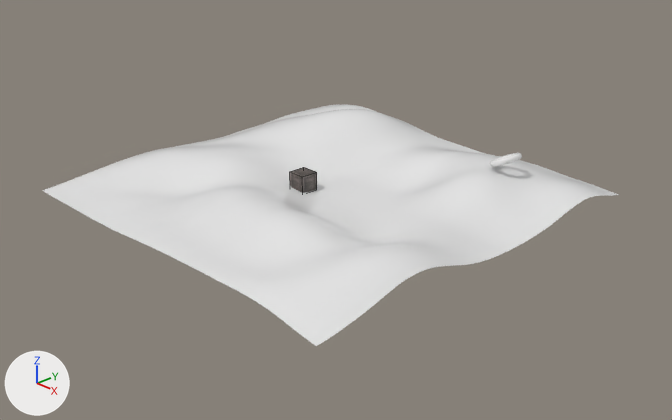
One commit to the Blender file models/map2.blend: the scene before it, then after it.
Both versions are drawn from a camera (50 mm lens) standing at (14.14, -13.27, 7.98) and looking at (0.5, -0.24, -0.18). The axes (+X, +Y, +Z) are drawn at lower left. The lights are the same throughout. Mesh edges are drawn as thin lines on the coarser meshes. Objects named as collision shapes, trigger or cutter boxes, shadow casters or lower levels of detail are left out.

Objects in the first picture: 'Plane', 'crate'.
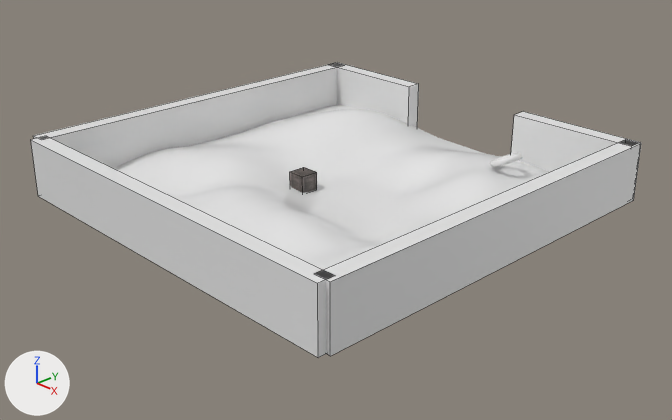
What differs and where, as boxes (x1, y1, x2, y2) in the pictures (672 x 420 px):
```json
{"object": "wall", "change": "added", "after": [315, 141, 641, 356]}
{"object": "wall.001", "change": "added", "after": [31, 136, 334, 358]}
{"object": "wall.003", "change": "added", "after": [33, 63, 343, 168]}
{"object": "wall.004", "change": "added", "after": [511, 111, 641, 172]}
{"object": "wall.002", "change": "added", "after": [329, 63, 419, 127]}
```

The change, as JSON lines over the scene's bpy script:
```json
{"op": "add", "block": "mat_material_011", "code": ["mat_material_011 = principled_material('Material.011')", "mat_material_011.base_color = (0.8, 0.8, 0.8)  # white #e7e7e7"]}
{"op": "add", "block": "mat_material_009", "code": ["mat_material_009 = principled_material('Material.009')", "mat_material_009.base_color = (0.8, 0.8, 0.8)  # white #e7e7e7"]}
{"op": "add", "block": "mat_material_006", "code": ["mat_material_006 = principled_material('Material.006')", "mat_material_006.base_color = (0.8, 0.8, 0.8)  # white #e7e7e7"]}
{"op": "add", "block": "mat_material_005", "code": ["mat_material_005 = principled_material('Material.005')", "mat_material_005.base_color = (0.8, 0.8, 0.8)  # white #e7e7e7"]}
{"op": "add", "block": "mat_material_002", "code": ["mat_material_002 = principled_material('Material.002')", "mat_material_002.base_color = (0.8, 0.8, 0.8)  # white #e7e7e7"]}
{"op": "add", "block": "me_cube_009", "code": ["me_cube_009 = bpy.data.meshes.new('Cube.009')", "me_cube_009.from_pydata(...)  # a box spanning x -1.0..1.0, y -1.0..1.0, z -1.0..1.0", "me_cube_009.materials.append(mat_material_011)  # its picture is missing"]}
{"op": "add", "block": "me_cube_007", "code": ["me_cube_007 = bpy.data.meshes.new('Cube.007')", "me_cube_007.from_pydata(...)  # a box spanning x -1.0..1.0, y -1.0..1.0, z -1.0..1.0", "me_cube_007.materials.append(mat_material_009)  # its picture is missing"]}
{"op": "add", "block": "me_cube_005", "code": ["me_cube_005 = bpy.data.meshes.new('Cube.005')", "me_cube_005.from_pydata(...)  # a box spanning x -1.0..1.0, y -1.0..1.0, z -1.0..1.0", "me_cube_005.materials.append(mat_material_006)  # its picture is missing"]}
{"op": "add", "block": "me_cube_004", "code": ["me_cube_004 = bpy.data.meshes.new('Cube.004')", "me_cube_004.from_pydata(...)  # a box spanning x -1.0..1.0, y -1.0..1.0, z -1.0..1.0", "me_cube_004.materials.append(mat_material_005)  # its picture is missing"]}
{"op": "add", "block": "me_cube", "code": ["me_cube = bpy.data.meshes.new('Cube')", "me_cube.from_pydata(...)  # a box spanning x -1.0..1.0, y -1.0..1.0, z -1.0..1.0", "me_cube.materials.append(mat_material_002)  # its picture is missing"]}
{"op": "add", "block": "ob_wall_004", "code": ["ob_wall_004 = bpy.data.objects.new('wall.004', me_cube_009)", "ob_wall_004.location = (3.35, 4.48, 0.66)", "ob_wall_004.rotation_euler = (0.0, 0.0, -1.57)  # degrees (0, 0, -90)", "ob_wall_004.scale = (0.186, 1.53, 0.662)"]}
{"op": "add", "block": "ob_wall_003", "code": ["ob_wall_003 = bpy.data.objects.new('wall.003', me_cube_007)", "ob_wall_003.location = (-4.41, 0.0, 0.66)", "ob_wall_003.scale = (0.186, 4.61, 0.662)"]}
{"op": "add", "block": "ob_wall_002", "code": ["ob_wall_002 = bpy.data.objects.new('wall.002', me_cube_005)", "ob_wall_002.location = (-3.04, 4.48, 0.66)", "ob_wall_002.rotation_euler = (0.0, 0.0, -1.57)  # degrees (0, 0, -90)", "ob_wall_002.scale = (0.186, 1.53, 0.662)"]}
{"op": "add", "block": "ob_wall_001", "code": ["ob_wall_001 = bpy.data.objects.new('wall.001', me_cube_004)", "ob_wall_001.location = (0.24, -4.6, 0.66)", "ob_wall_001.rotation_euler = (0.0, 0.0, -1.57)  # degrees (0, 0, -90)", "ob_wall_001.scale = (0.186, 4.61, 0.662)"]}
{"op": "add", "block": "ob_wall", "code": ["ob_wall = bpy.data.objects.new('wall', me_cube)", "ob_wall.location = (4.75, 0.0, 0.66)", "ob_wall.scale = (0.186, 4.61, 0.662)"]}
```
